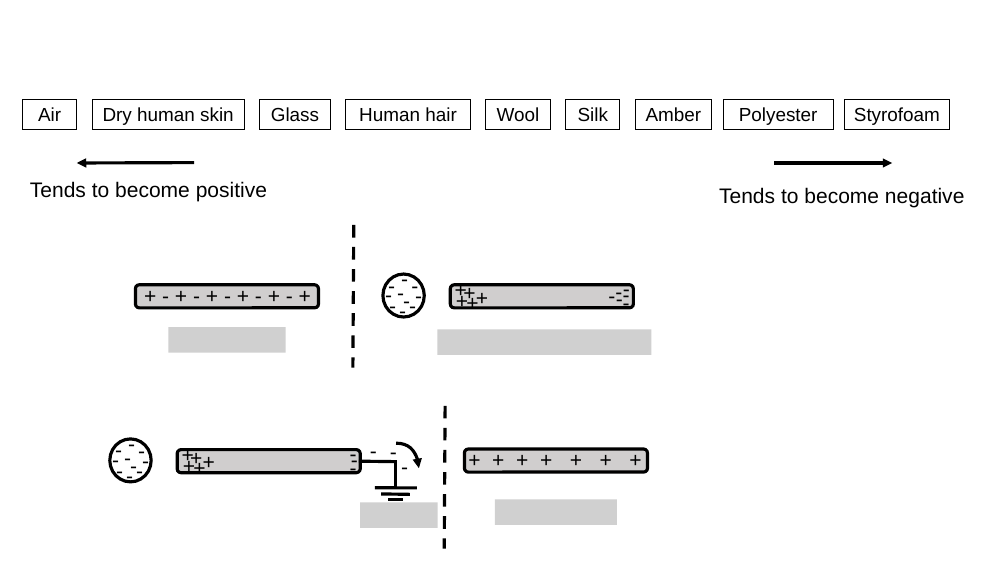
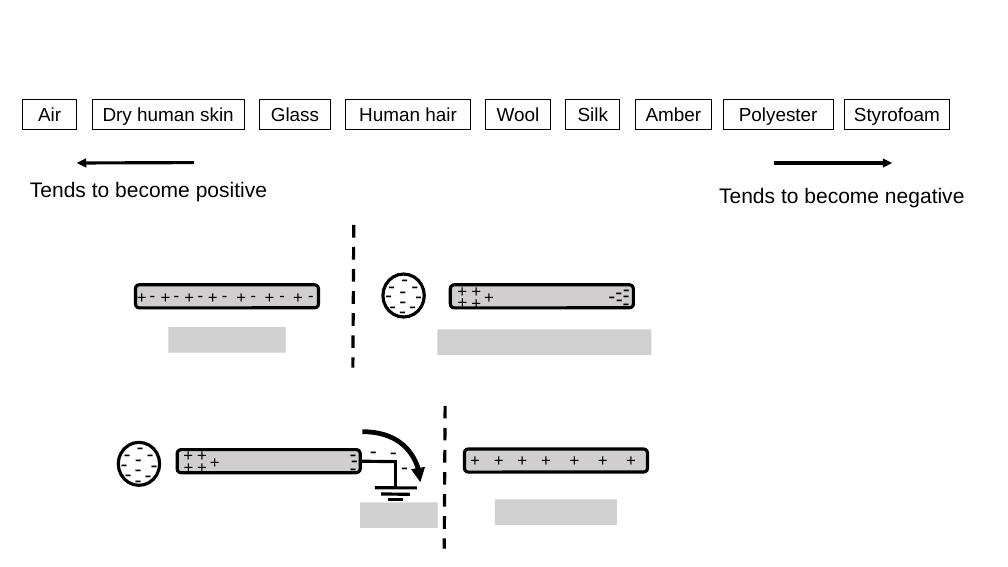
Before and after one commit to OSTP/PhysicsArtofModelling, a slide deck: slide 2 of tex/figures/ChargesFields/Figures.pptx. Drawn at 1008x567 pixels with LibreOffice and Linux fonts; fonts in the diff are those of the drawing; grey boxes stand for pictures. Boxes give left, top, right and bottom in pixels: in the first picture for what was removed or moved away, otherwise in the second. Text is boxed around its words. In the diff, an @@ line names an element or a change of style, - is before the commit and + after.

```diff
--- a/tex/figures/ChargesFields/Figures.pptx
+++ b/tex/figures/ChargesFields/Figures.pptx
@@ text added at [129, 283, 382, 311], 16 pt, text #000000 @@
++ + + + + + +
@@ text at [142, 281, 395, 309]: text changed; size 20 to 16 pt @@
-+ - + - + - + - + - +
+- - - - - - -
@@ text "-": place and size @@
-text "-" at [396, 284, 424, 317]
+text "-" at [392, 284, 420, 317]
@@ text "+": place and size @@
-text "+" at [456, 276, 479, 309]
+text "+" at [464, 277, 488, 305]
@@ text "+": place and size @@
-text "+" at [469, 281, 492, 314]
+text "+" at [477, 283, 501, 311]
@@ 6 texts, 1 ellipse: place and size @@
-6 texts, 1 ellipse at [104, 433, 157, 492]
+6 texts, 1 ellipse at [113, 437, 165, 496]
@@ text "-": place and size @@
-text "-" at [116, 441, 144, 474]
+text "-" at [127, 442, 155, 475]
@@ text "-": place and size @@
-text "-" at [131, 434, 153, 467]
+text "-" at [129, 430, 150, 464]
@@ text "-": place and size @@
-text "-" at [121, 426, 142, 460]
+text "-" at [139, 437, 161, 470]
@@ text removed at [169, 445, 192, 478] @@
-+
@@ size 20 to 16 pt in 12 elements at [463, 445, 715, 473], [445, 283, 468, 311], [450, 277, 473, 305], [451, 289, 474, 317], [464, 289, 488, 317], [477, 283, 501, 311], [464, 277, 488, 305], [176, 453, 200, 481], [176, 442, 200, 470], [190, 454, 213, 482], [203, 448, 226, 476], [190, 442, 213, 470] @@
@@ text "+": place and size @@
-text "+" at [183, 441, 206, 474]
+text "+" at [190, 442, 213, 470]
@@ text "+": place and size @@
-text "+" at [195, 445, 219, 479]
+text "+" at [203, 448, 226, 476]
@@ freeform shape: place and size @@
-freeform shape at [396, 441, 423, 468]
+freeform shape at [362, 427, 430, 482]
@@ freeform shape at [362, 427, 430, 482]: outline #000000 3 pt to #000000 4.5 pt @@
@@ text "-": place and size @@
-text "-" at [123, 448, 150, 482]
+text "-" at [127, 452, 155, 485]
```
Also in this commit, not shown: 3 other slides changed, 3 slides added, 2 slides removed, 40 other files.
